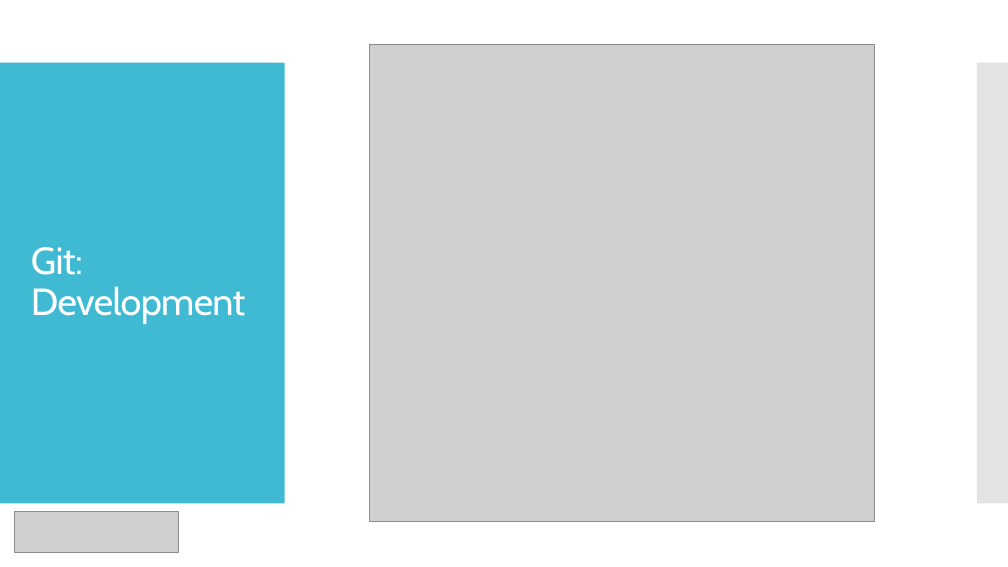
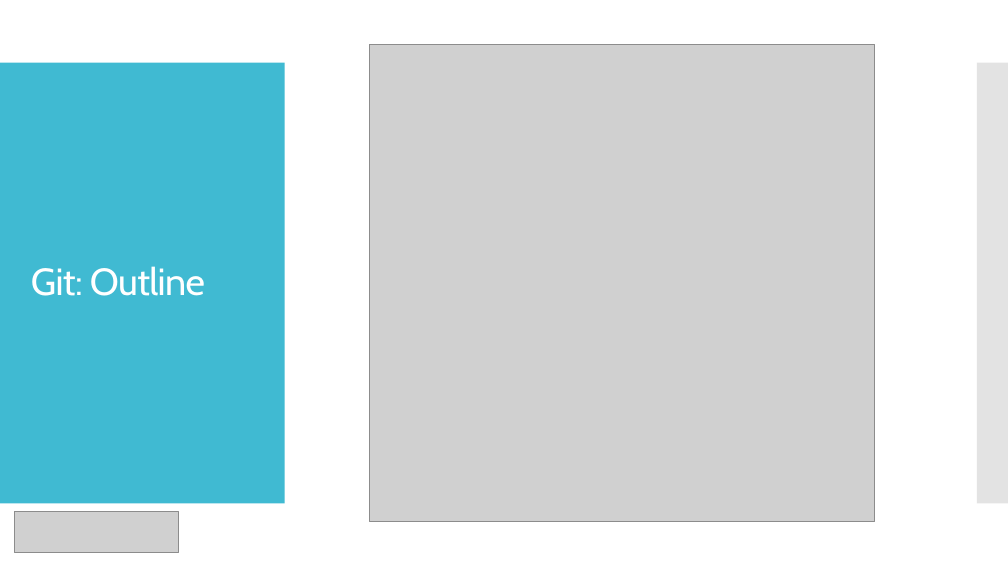
Before and after one commit to shashwatx/git_101, a slide deck: slide 19 of presentation.pptx (slide 28 before the commit). Drawn at 1008x567 pixels with LibreOffice and Linux fonts; fonts in the diff are those of the drawing; grey boxes stand for pictures. Boxes give left, top, right and bottom in pixels: in the first picture for what was removed or moved away, otherwise in the second. Text is boxed around its words. In the diff, an @@ line names an element or a change of style, - is before the commit and + after.

```diff
--- a/presentation.pptx
+++ b/presentation.pptx
@@ title at box(31, 266, 205, 296): text changed @@
-Git: Development
+Git: Outline
```
Also in this commit, not shown: 9 other slides changed, 1 slide removed, 2 other files.
